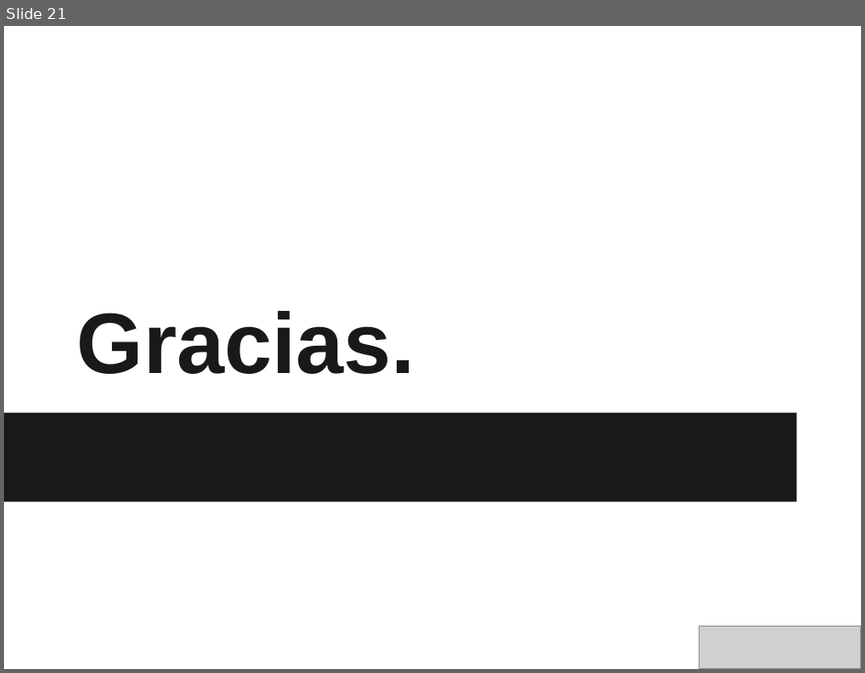
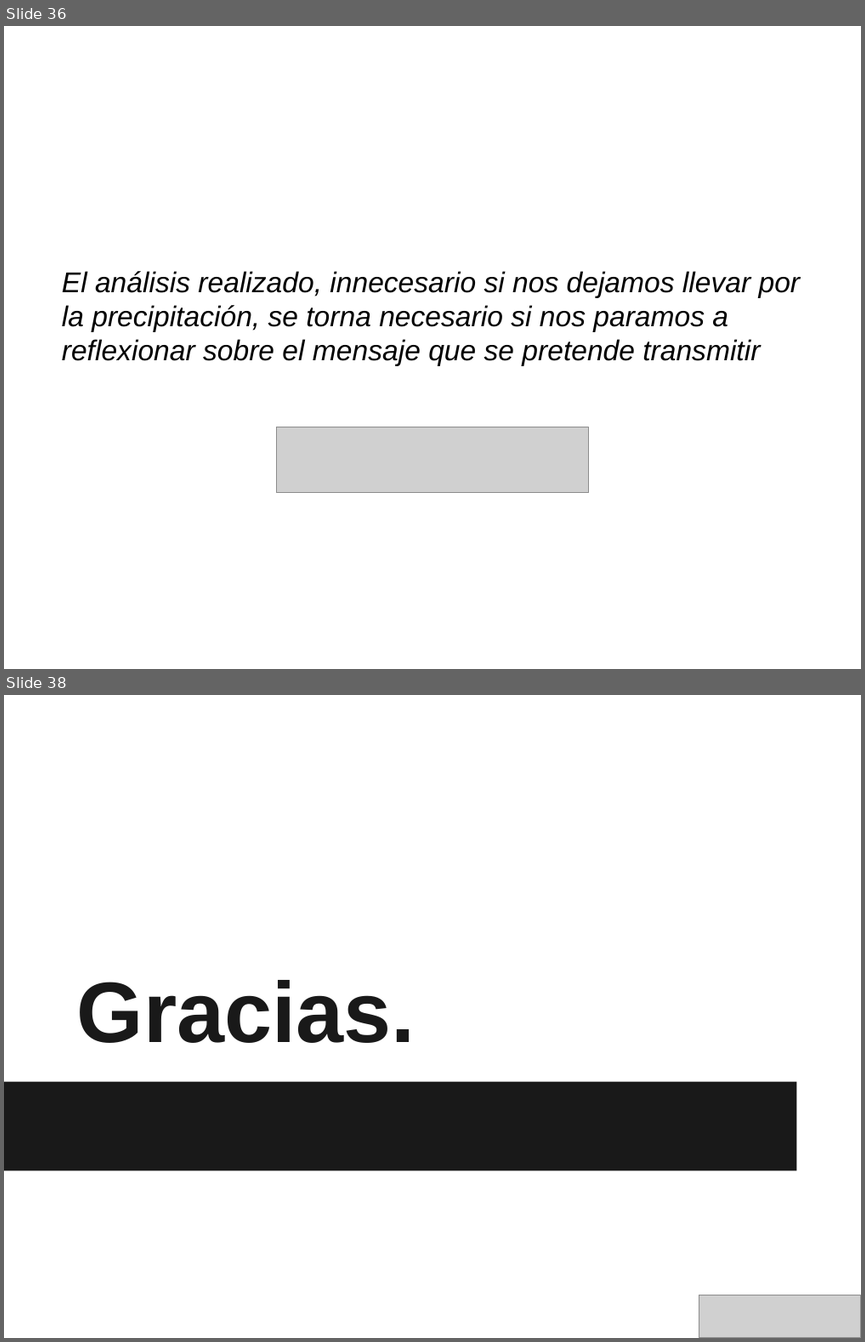
Before and after one commit to hackerschoolmty/newbies, a slide deck: Semana1/2. Computational Thinking/Newbies - Clase 2_ Lógica Booleana.pptx. Shown one above the other, each under a label of ours: slide 21 before the commit, slides 36 and 38 after it; the slides between them are not shown. The pictures are 865x673 and 865x1342 pixels, drawn with LibreOffice and Linux fonts; fonts in the diff are those of the drawing; grey boxes stand for pictures. Boxes give left, top, right and bottom in pixels: in the first picture for what was removed or moved away, otherwise in the second. Text is boxed around its words. In the diff, an @@ line names an element or a change of style, - is before the commit and + after.

```diff
--- a/Semana1/2. Computational Thinking/Newbies - Clase 2_ Lógica Booleana.pptx
+++ b/Semana1/2. Computational Thinking/Newbies - Clase 2_ Lógica Booleana.pptx
@@ slide 36 added at (4, 26, 861, 669), background #FFFFFF @@
@@ text added at (62, 271, 800, 366), 24 pt, text #000000, italic @@
+El análisis realizado, innecesario si nos dejamos llevar por la precipitación, se torna necesario si nos paramos a reflexionar sobre el mensaje que se pretende transmitir
@@ picture added at (277, 427, 588, 493) @@
@@ what was slide 21 is now slide 38 @@
```
Also in this commit, not shown: 1 slide changed, 17 other slides added, 1 slide removed, 29 other files.
